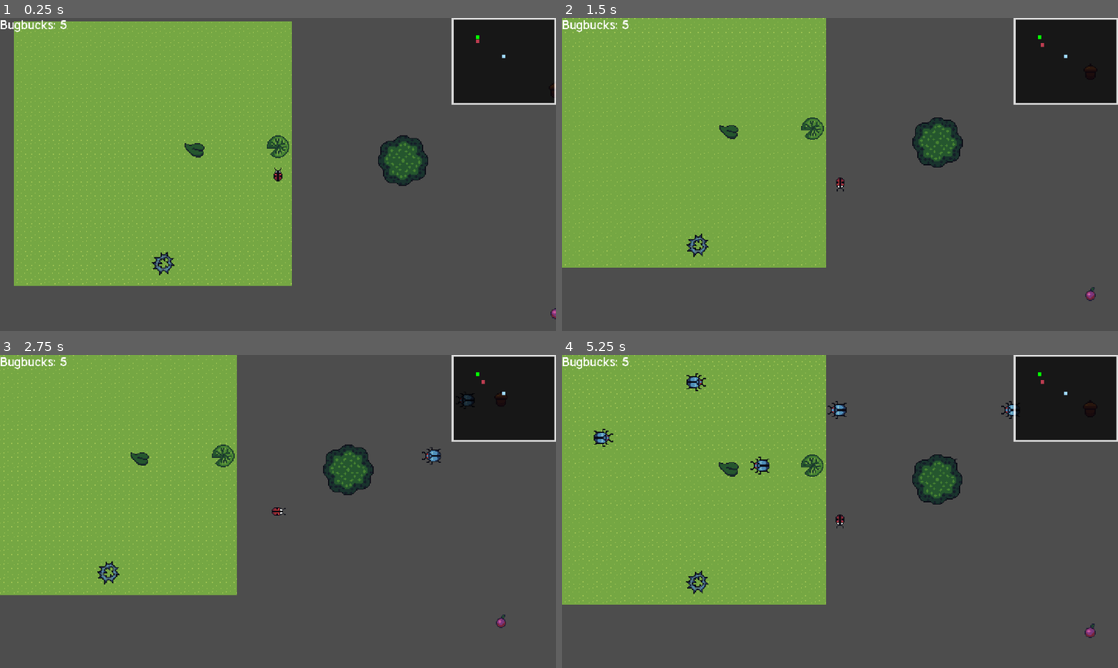
Above: before the commit, frames 1-4 (two rows, left to right).
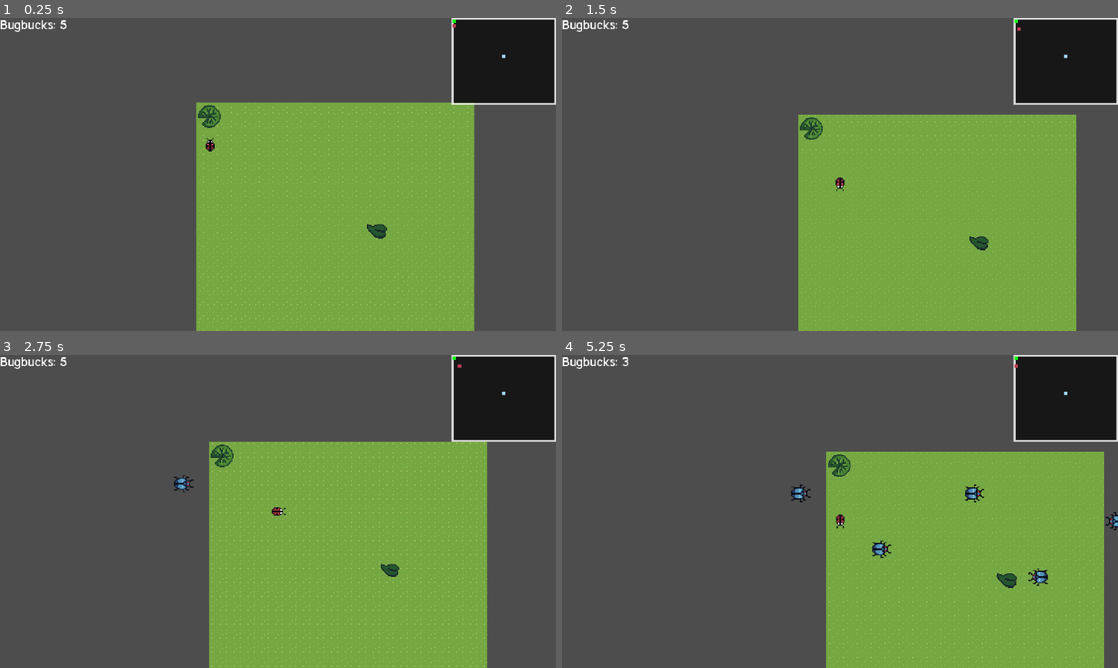
Above: after the commit, the same moments.

Repository: colejparker/brackeysgamejam2026_1
Game: Godot game, scene res://src/bugger/levels/bugger_1.tscn
Same seed, same stepped clock (60 frames per second), same inputs: the game is played once before the commit and once after it. This scene is started directly instead of the project's main scene.
Inputs (mouse positions are in pixels of both pictures, inside the frame that each line leads up to):
- Up to frame 1 (0.25 s): no input
- Up to frame 2 (1.5 s): move the mouse to (962, 158) at 0.52 s; hold Right (moveRight) 0.53-1.28 s; tap R (rotate) at 0.6 s; click (962, 158) at 0.67 s; move the mouse to (728, 190) at 1.27 s; hold Down (moveDown) from 1.28 s (still down); tap Shift (snapToGrid) at 1.35 s
- Up to frame 3 (2.75 s): move the mouse to (333, 442) at 2.02 s; release Down (moveDown) at 2.03 s; hold Right (moveRight) from 2.03 s (still down); tap Q (stash) at 2.1 s
- Up to frame 4 (5.25 s): move the mouse to (812, 574) at 2.77 s; release Right (moveRight) at 2.78 s; hold Up (moveUp) 2.78-3.53 s; tap R (rotate) at 2.85, 5.1 s; click (812, 574) at 2.92 s; move the mouse to (1006, 558) at 3.52 s; hold Shift (snapToGrid) 3.53-4.28 s; hold Left (moveLeft) 3.53-5.03 s; move the mouse to (673, 464) at 4.27 s; tap Q (stash) at 4.35 s; move the mouse to (867, 511) at 5.02 s; hold Down (moveDown) from 5.03 s (still down); click (867, 511) at 5.17 s

The runs differ from the first frame. In frame 1, 60% of the frame differs, in the area x 2-100%, y 0-100%; in frame 2, 68%; in frame 3, 64%; in frame 4, 73%, in the area x 0-100%, y 0-100%.

Commit message:
Sets start position to home

Diff:
--- a/brackeysgamejam-2026-1/src/bugger/levels/bugger_1.tscn
+++ b/brackeysgamejam-2026-1/src/bugger/levels/bugger_1.tscn
@@ -92,8 +92,6 @@
 
 [node name="BuggerPlayer" parent="." unique_id=2047397625 instance=ExtResource("1_wb1gv")]
 position = Vector2(320, 192)
-START_X = 320
-START_Y = 192
 
 [node name="SpawnerLayer" type="Node2D" parent="." unique_id=1955122083]
 
@@ -155,7 +153,7 @@
 position = Vector2(320, 192)
 
 [node name="Home" parent="ObstacleLayer" unique_id=47189287 instance=ExtResource("5_w4mas")]
-position = Vector2(0, -32)
+position = Vector2(-289, -160)
 sprite_texture = ExtResource("9_ssxma")
 is_lethal = false
 
--- a/brackeysgamejam-2026-1/src/bugger/player/bugger_player.gd
+++ b/brackeysgamejam-2026-1/src/bugger/player/bugger_player.gd
@@ -3,8 +3,8 @@
 
 @onready var sprite_2d: Sprite2D = $Sprite2D
 const GRID_SIZE: int = 32
-@export var START_X: int = 0
-@export var START_Y: int = 0
+var START_X: int = 0
+var START_Y: int = 0
 
 var texture_alive: Texture2D = preload("res://assets/sprites/mainbugguy.png")
 var texture_dead: Texture2D = preload("res://assets/sprites/mainbugguy-dead.png")
@@ -21,6 +21,13 @@
 
 func _ready():
 	return_home_menu.visible = false
+
+	print(home.global_position)
+
+	START_X = home.global_position[0]
+	START_Y = home.global_position[1]+32.0
+	global_position[0] = START_X
+	global_position[1] = START_Y
 
 	cancel_return.pressed.connect(_dismiss_return_menu)
 	return_home.pressed.connect(_return_home)
